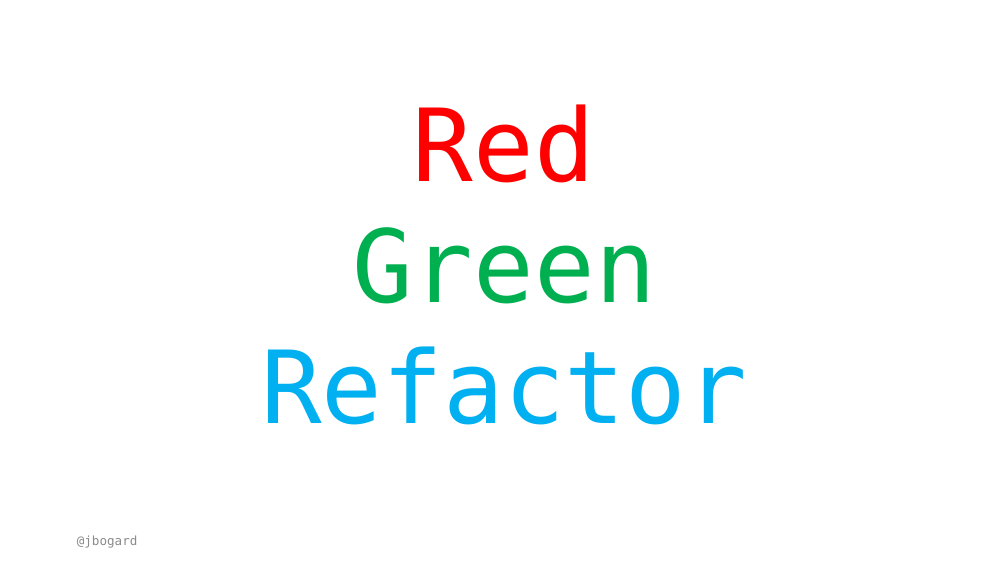
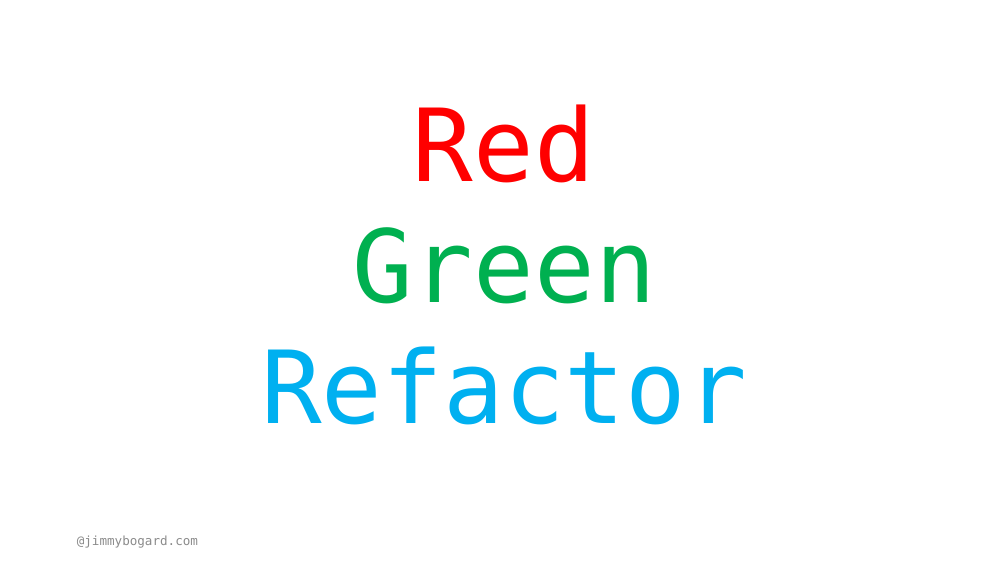
Before and after one commit to jbogard/presentations, a slide deck: slide 5 of DomainDrivenRefactoring/DomainDrivenRefactoring.pptx. Drawn at 1008x567 pixels with LibreOffice and Linux fonts; fonts in the diff are those of the drawing. Boxes give left, top, right and bottom in pixels: in the first picture for what was removed or moved away, otherwise in the second. Text is boxed around its words. In the diff, an @@ line names an element or a change of style, - is before the commit and + after.

```diff
--- a/DomainDrivenRefactoring/DomainDrivenRefactoring.pptx
+++ b/DomainDrivenRefactoring/DomainDrivenRefactoring.pptx
@@ text at (77, 535, 198, 548): text changed @@
-@jbogard
+@jimmybogard.com
```
Also in this commit, not shown: 11 other slides changed, 3 other files.
